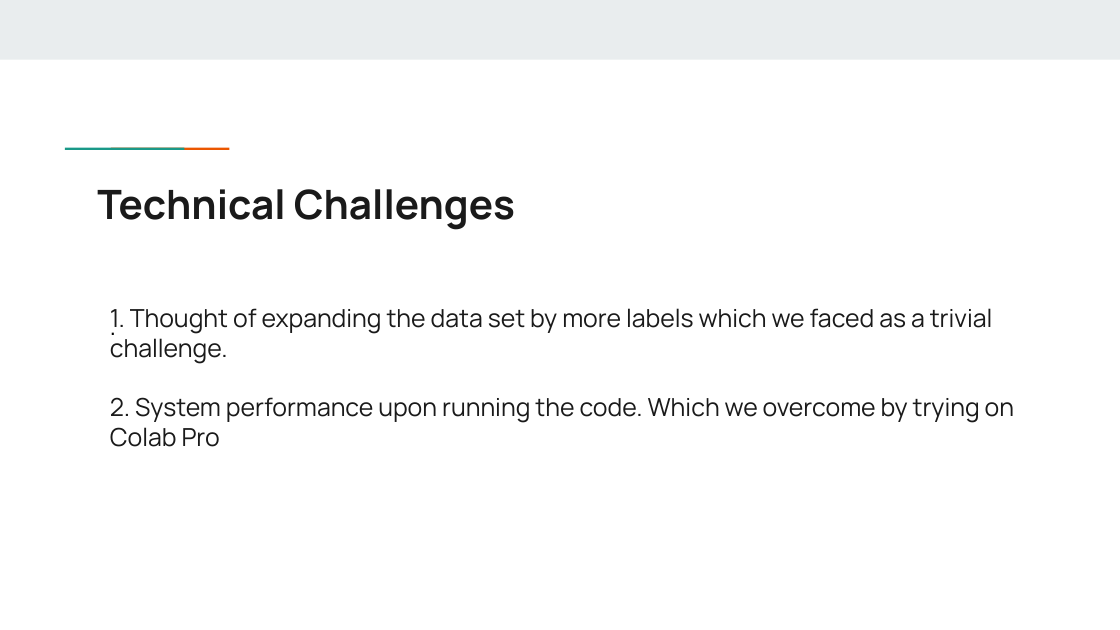
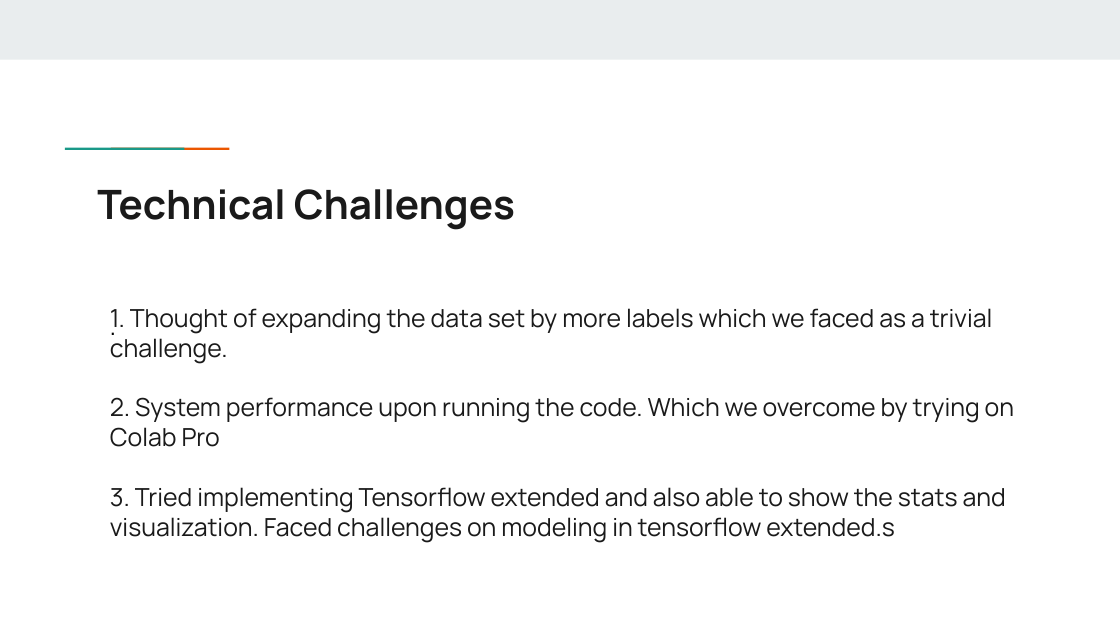
Before and after one commit to Team-Invincibles/Deep-learning-final-project, a slide deck: slide 7 of CMPE258_Trash_Managment_Project_Presentation.pptx. Drawn at 1120x630 pixels with LibreOffice and Linux fonts; fonts in the diff are those of the drawing. Boxes give left, top, right and bottom in pixels: in the first picture for what was removed or moved away, otherwise in the second. Text is boxed around its words. In the diff, an @@ line names an element or a change of style, - is before the commit and + after.

Commit message:
new update

```diff
--- a/CMPE258_Trash_Managment_Project_Presentation.pptx
+++ b/CMPE258_Trash_Managment_Project_Presentation.pptx
@@ text at (x1=110, y1=487, x2=1006, y2=543): paragraph added @@
+3. Tried implementing Tensorflow extended and also able to show the stats and visualization. Faced challenges on modeling in tensorflow extended.s
```
Also in this commit, not shown: 1 other slide changed.
